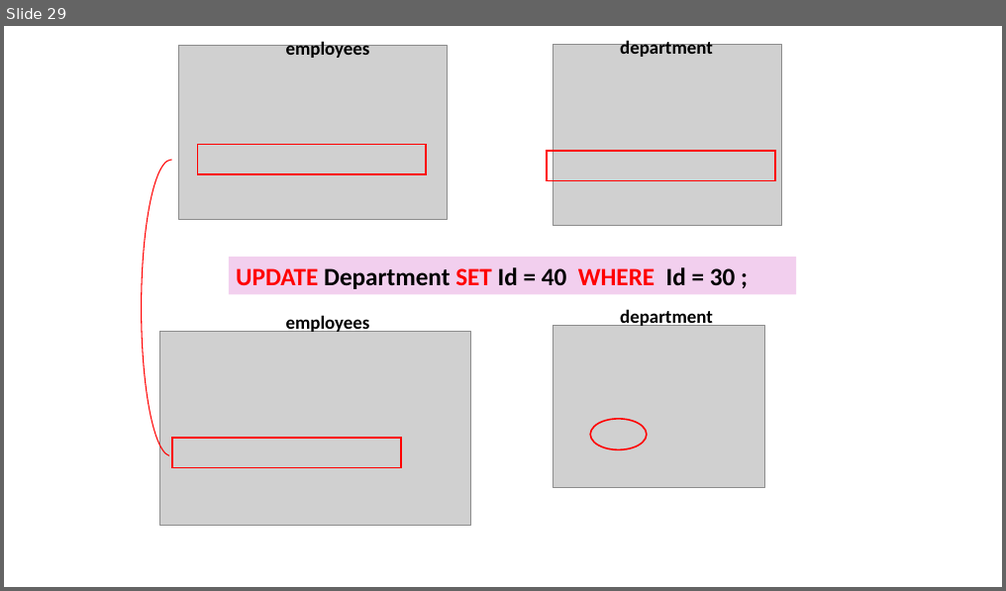
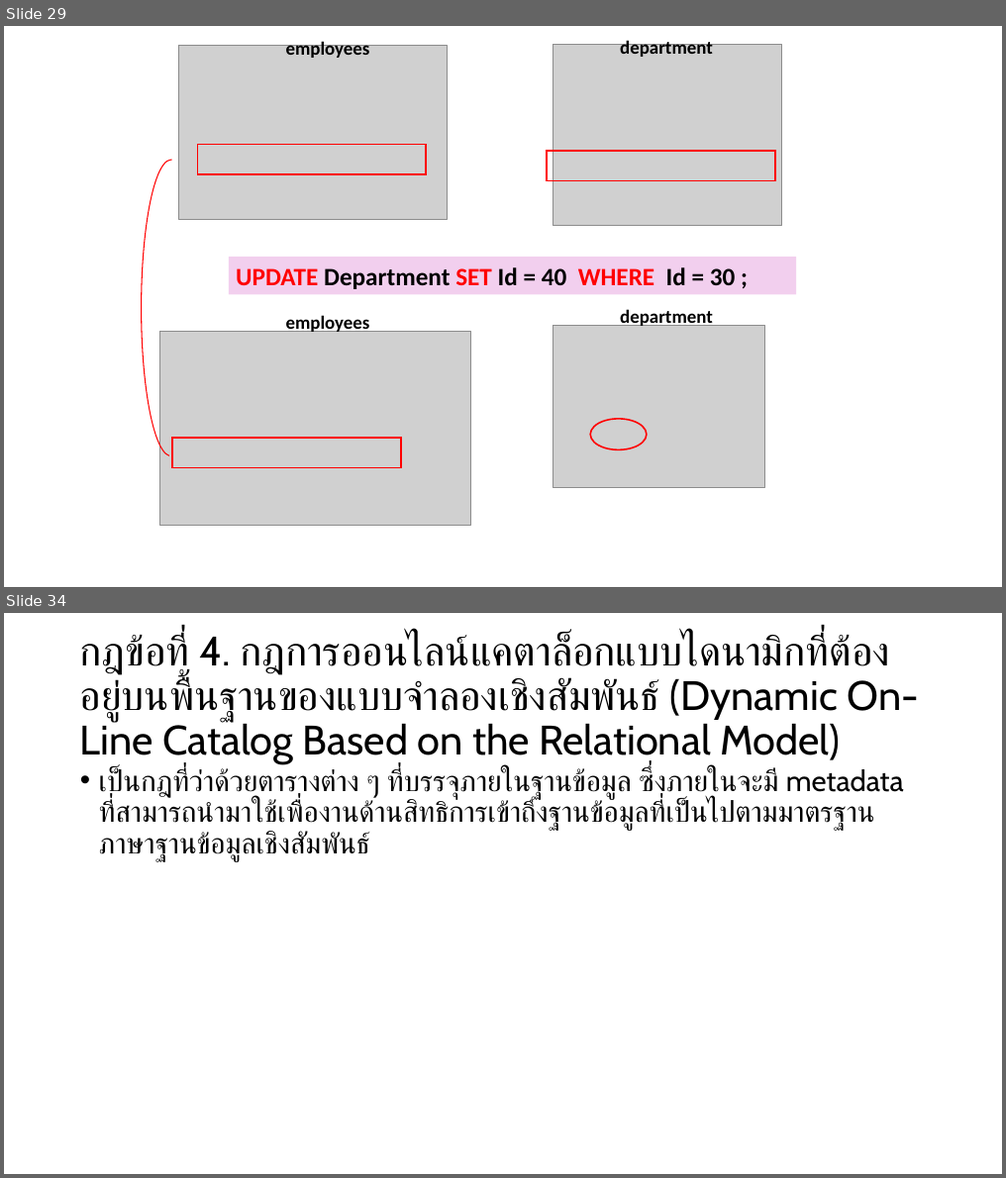
Before and after one commit to luckkrit/cos3103, a slide deck: public/pptx/db_constraint_codd_rule.pptx. Shown one above the other, each under a label of ours: slide 29 before the commit, slides 29 and 34 after it; the slides between them are not shown. The pictures are 1006x591 and 1006x1178 pixels, drawn with LibreOffice and Linux fonts; fonts in the diff are those of the drawing; grey boxes stand for pictures. Boxes give left, top, right and bottom in pixels: in the first picture for what was removed or moved away, otherwise in the second. Text is boxed around its words. In the diff, an @@ line names an element or a change of style, - is before the commit and + after.

```diff
--- a/public/pptx/db_constraint_codd_rule.pptx
+++ b/public/pptx/db_constraint_codd_rule.pptx
@@ slide 34 added at bbox=[4, 613, 1002, 1174], background #FFFFFF @@
@@ title added at bbox=[80, 634, 919, 764], 39.6 pt, text #000000 @@
+กฎข้อที่ 4. กฎการออนไลน์แคตาล็อกแบบไดนามิกที่ต้องอยู่บนพื้นฐานของแบบจำลองเชิงสัมพันธ์ (Dynamic On-Line Catalog Based on the Relational Model)
@@ text added at bbox=[99, 768, 904, 861], 28 pt, text #000000 @@
+• เป็นกฎที่ว่าด้วยตารางต่าง ๆ ที่บรรจุภายในฐานข้อมูล ซึ่งภายในจะมี metadata ที่สามารถนำมาใช้เพื่องานด้านสิทธิการเข้าถึงฐานข้อมูลที่เป็นไปตามมาตรฐานภาษาฐานข้อมูลเชิงสัมพันธ์
```
Also in this commit, not shown: 13 slides changed, 12 other slides added.
